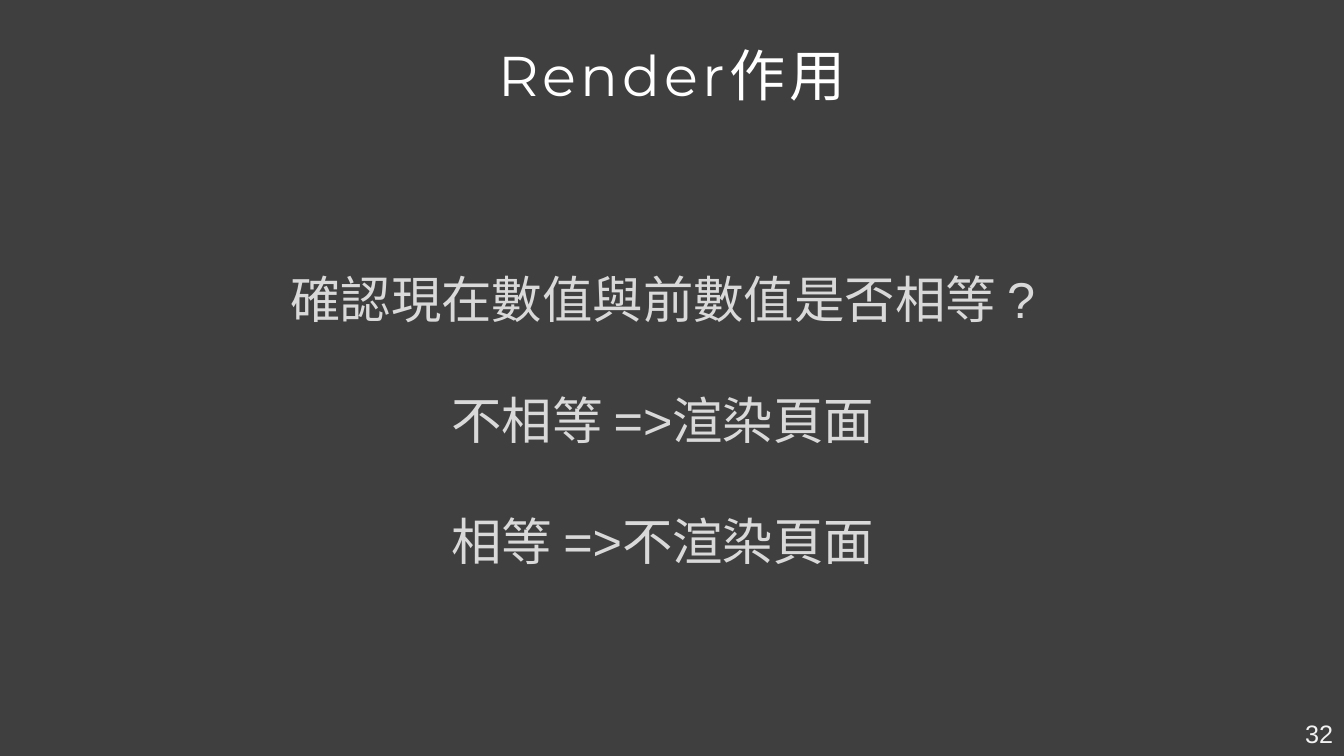
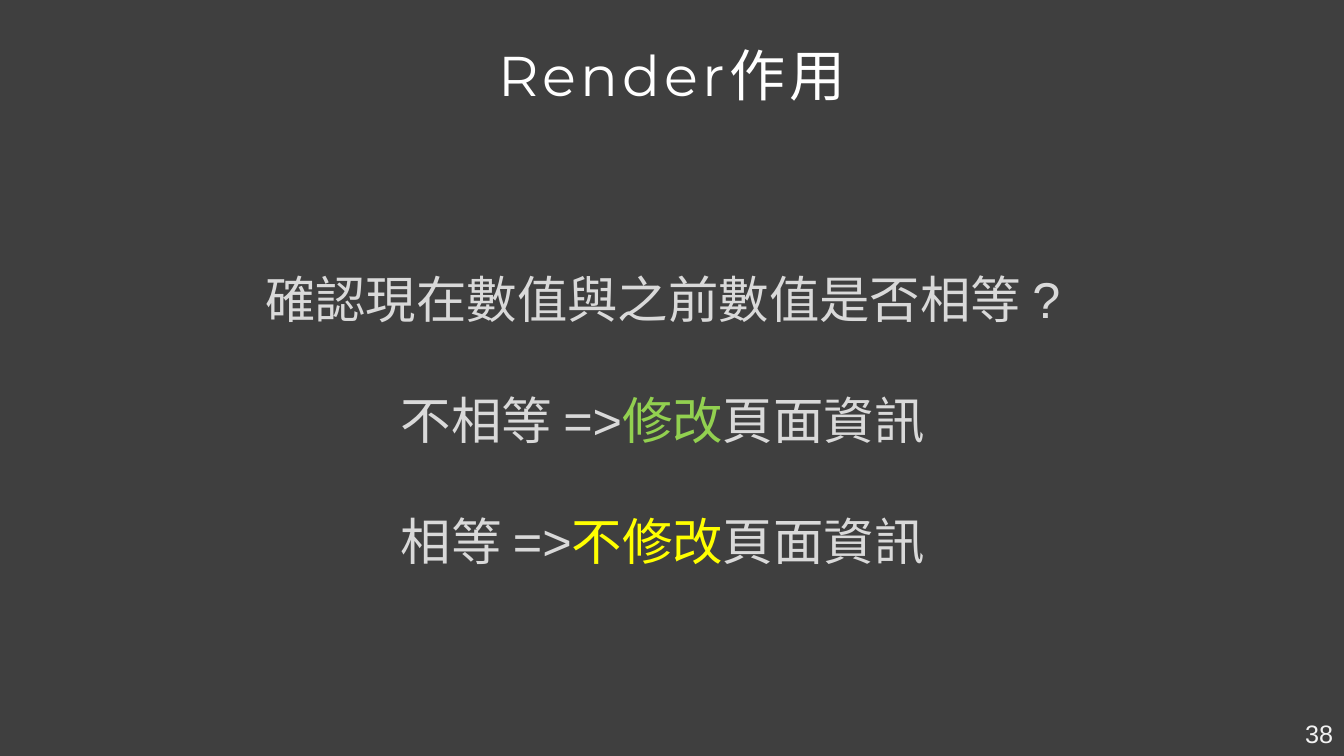
Before and after one commit to Kader-coder/React-Hooks, a slide deck: slide 38 of PPT/React Hooks &.pptx (slide 32 before the commit). Drawn at 1344x756 pixels with LibreOffice and Linux fonts; fonts in the diff are those of the drawing. Boxes give left, top, right and bottom in pixels: in the first picture for what was removed or moved away, otherwise in the second. Text is boxed around its words. In the diff, an @@ line names an element or a change of style, - is before the commit and + after.

```diff
--- a/PPT/React Hooks &.pptx
+++ b/PPT/React Hooks &.pptx
@@ text at [265, 275, 1021, 564]: text changed @@
-確認現在數值與前數值是否相等 ?
-不相等 =>渲染頁面
-相等 =>不渲染頁面
+確認現在數值與之前數值是否相等 ?
+不相等 =>修改頁面資訊
+相等 =>不修改頁面資訊
@@ page number at [1305, 725, 1333, 743]: text changed @@
-32
+38
```
Also in this commit, not shown: 12 other slides changed, 8 slides added.
